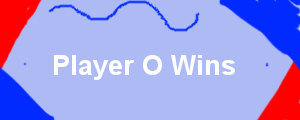
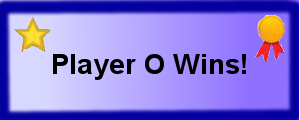
Two versions of the same layered image (300 × 120). Layer-by-layer changes:
added layer "star.jpg" above "goldribbonicon.jpg" over left=14, top=17, right=51, bottom=52
added layer "goldribbonicon.jpg" above "Player O Wins!" over left=255, top=15, right=285, bottom=63
renamed "Player O Wins" to "Player O Wins!", painted on it over left=53, top=54, right=246, bottom=80
painted on "Background" over left=0, top=0, right=300, bottom=120
